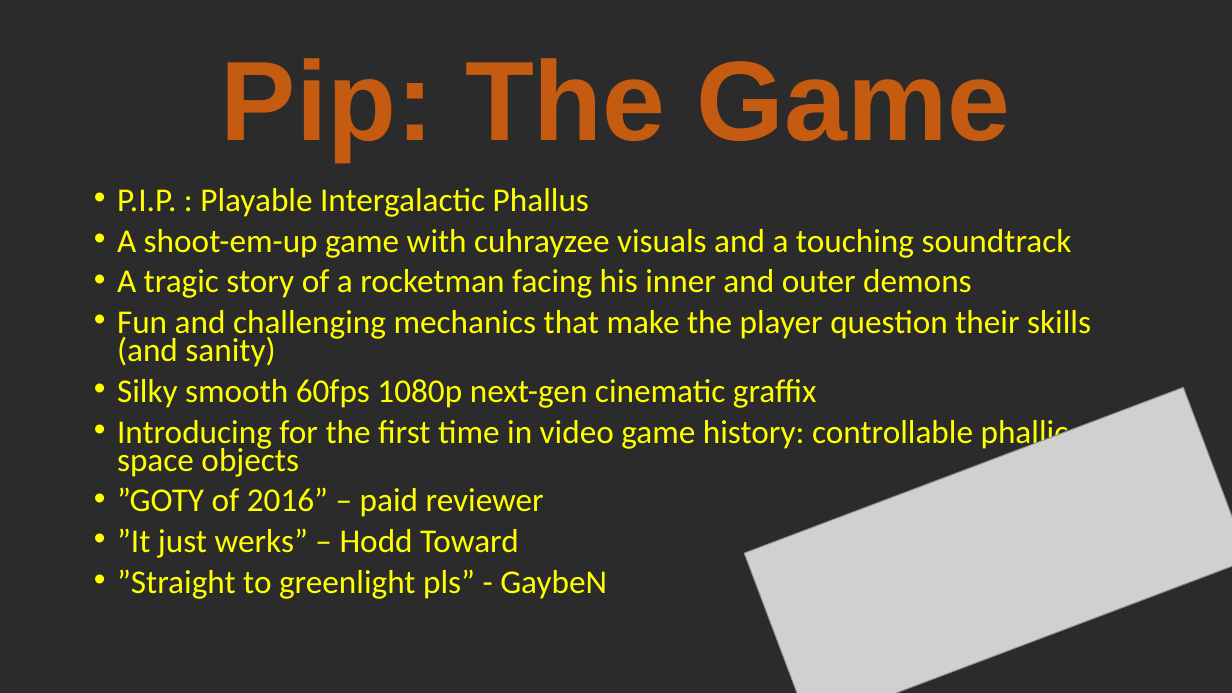
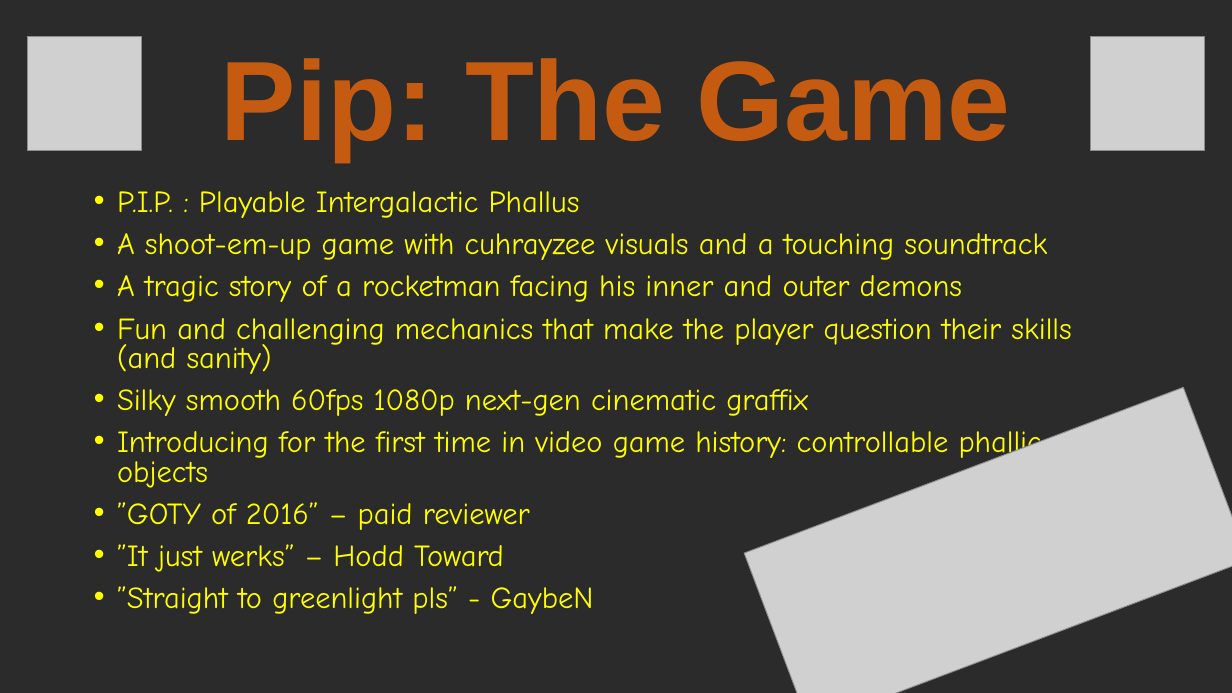
Before and after one commit to chiekaze/Pip, a slide deck: slide 1 of Pip pitch.pptx. Drawn at 1232x693 pixels with LibreOffice and Linux fonts; fonts in the diff are those of the drawing; grey boxes stand for pictures; background and template pictures are left out; a plain dark background stands for a picture behind light text. Boxes give left, top, right and bottom in pixels: in the first picture for what was removed or moved away, otherwise in the second. Text is boxed around its words. In the diff, an @@ line names an element or a change of style, - is before the commit and + after.

Commit message:
The bitch is now perfect

```diff
--- a/Pip pitch.pptx
+++ b/Pip pitch.pptx
@@ picture added at [28, 37, 141, 151] @@
@@ picture added at [1091, 37, 1205, 152] @@
@@ text "P.I.P. : Playable Intergalactic Phallus" at [117, 191, 1127, 614]: size 25.9 to 23.8 pt, font Calibri to Comic Neue; line spacing 0.7 to 0.8 @@
```
